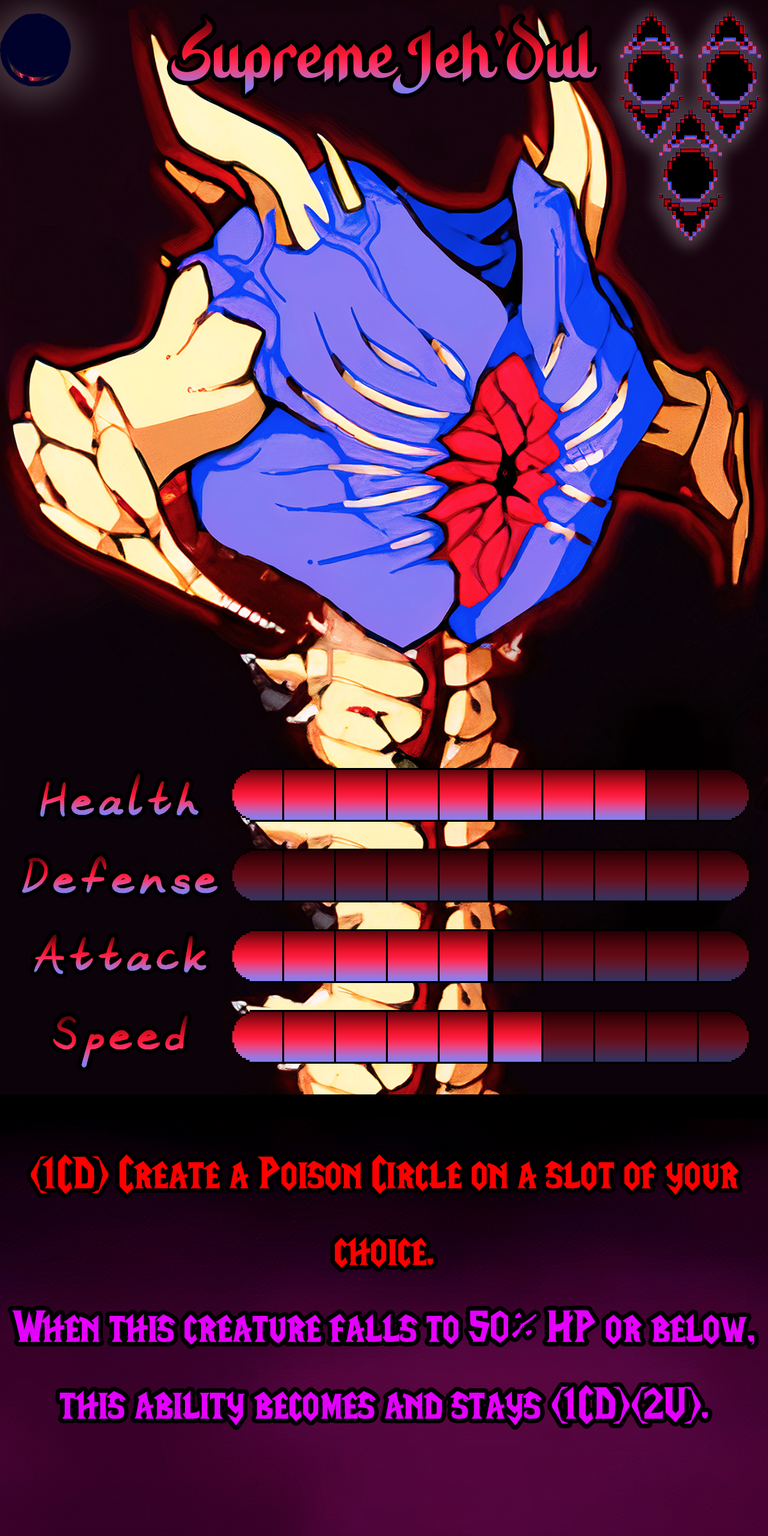
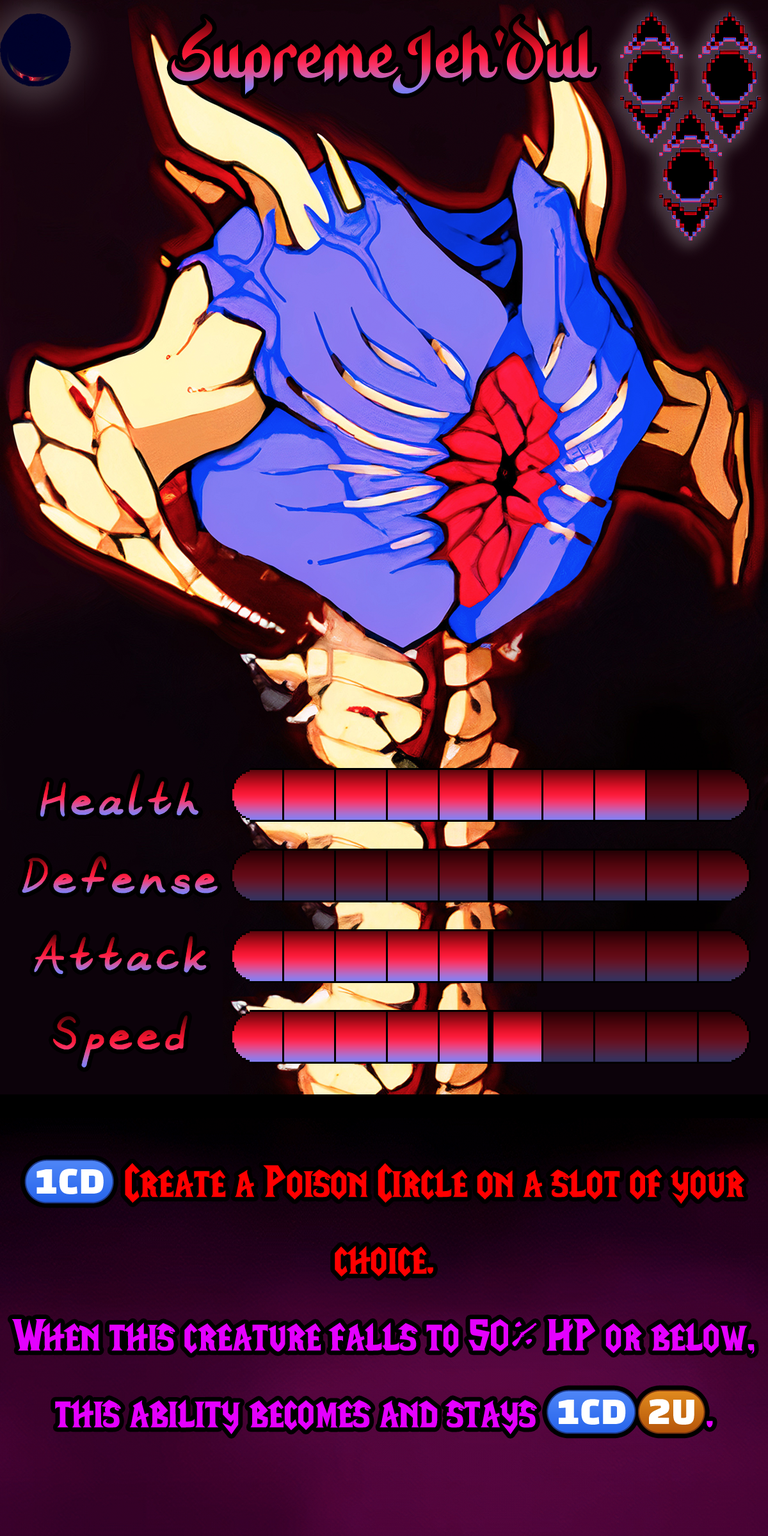
Two versions of the same layered image (768×1536). Layer-by-layer changes:
painted on "Ability" over (x1=11, y1=1153, x2=755, y2=1435)
